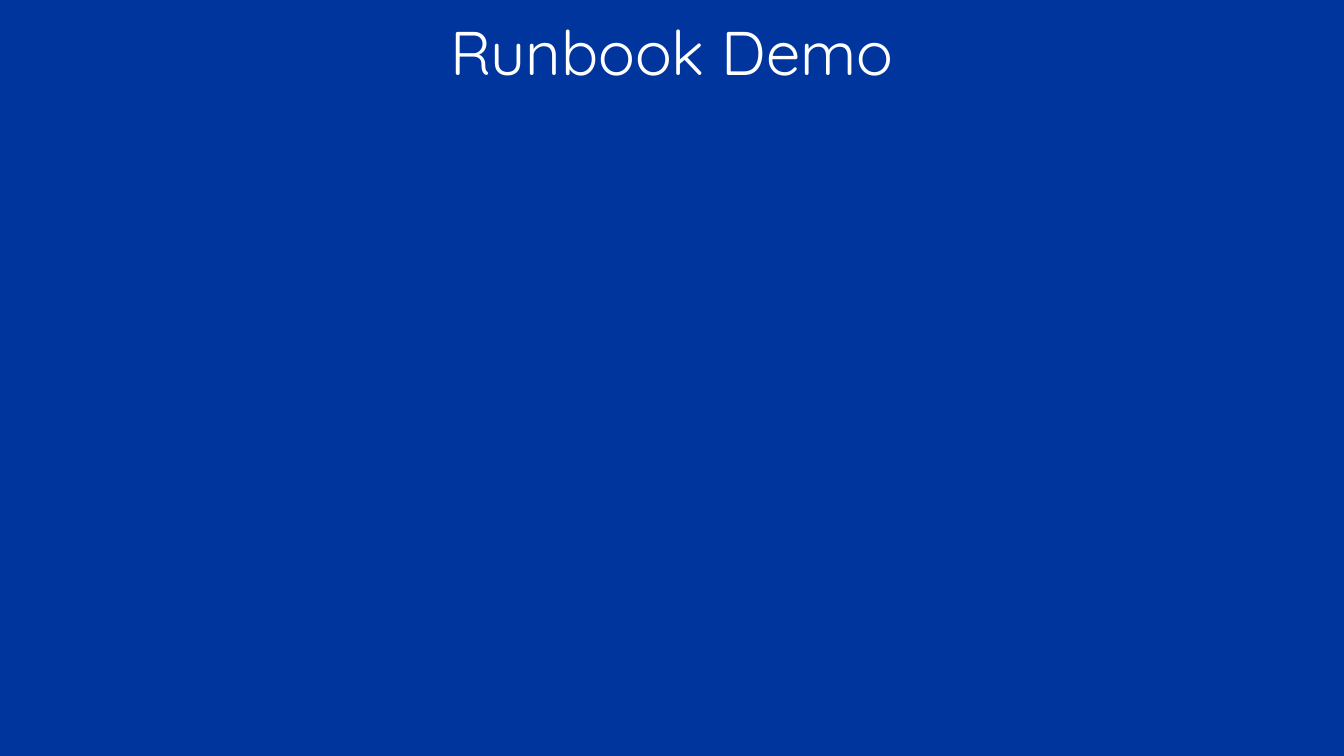
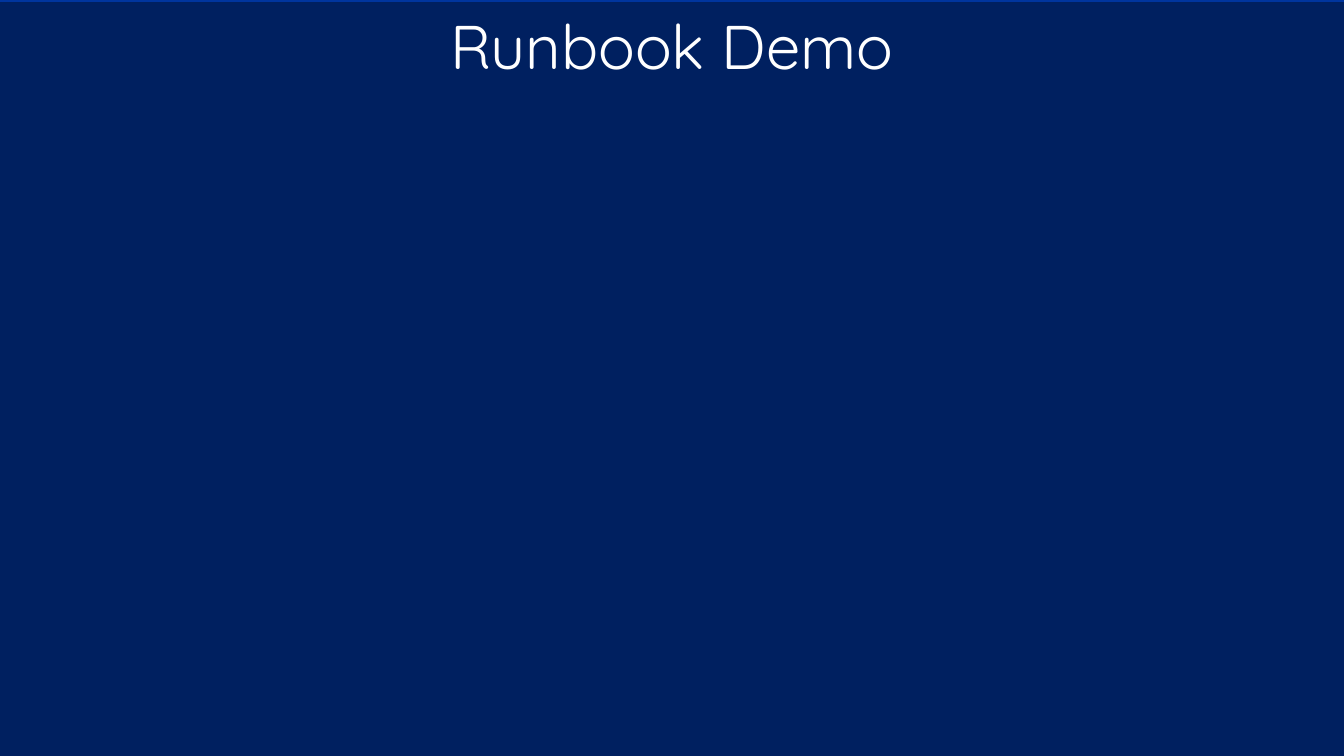
Before and after one commit to bcafferky/shared, a slide deck: slide 34 of FullAutomationWithPowerShell/PowerShellAzureFullAuto.pptx (slide 35 before the commit). Drawn at 1344x756 pixels with LibreOffice and Linux fonts; fonts in the diff are those of the drawing. Boxes give left, top, right and bottom in pixels: in the first picture for what was removed or moved away, otherwise in the second. Text is boxed around its words. In the diff, an @@ line names an element or a change of style, - is before the commit and + after.

```diff
--- a/FullAutomationWithPowerShell/PowerShellAzureFullAuto.pptx
+++ b/FullAutomationWithPowerShell/PowerShellAzureFullAuto.pptx
@@ rectangle "Runbook Demo": place and size @@
-rectangle "Runbook Demo" at [450, 29, 894, 76]
+rectangle "Runbook Demo" at [0, 3, 1344, 88]
@@ rectangle "Runbook Demo" at [0, 3, 1344, 88]: fill none to #002060; outline none to #002060 0.75 pt @@
@@ rectangle: place and size @@
-rectangle at [0, 94, 1344, 756]
+rectangle at [0, 88, 1344, 756]
@@ rectangle at [0, 88, 1344, 756]: fill #00359E to #002060; outline #00359E 1.25 pt to #002060 1.25 pt @@
```
Also in this commit, not shown: 40 other slides changed, 1 slide added, 2 slides removed, 36 other files.
